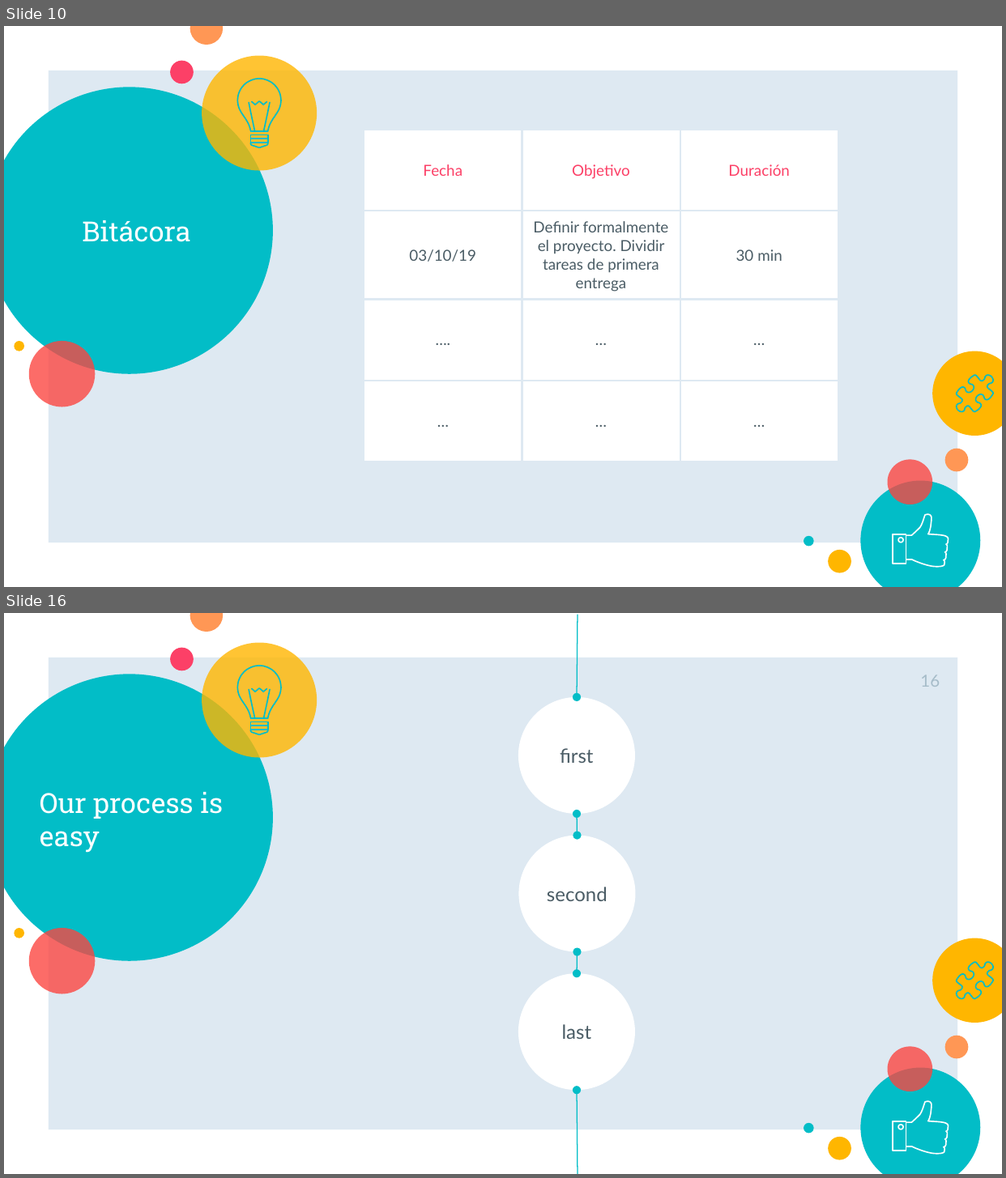
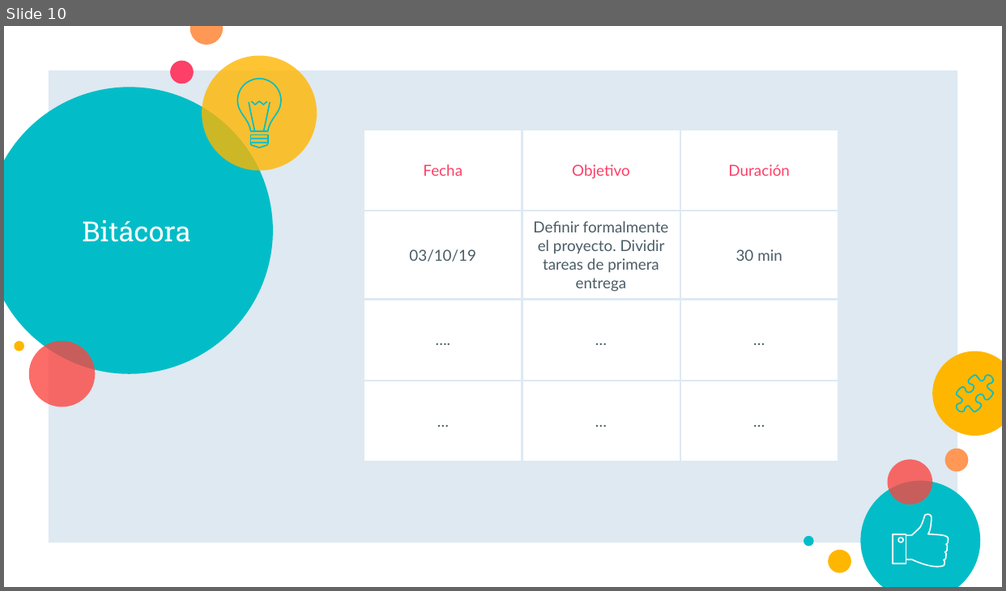
Before and after one commit to JETC-98/OOP, a slide deck: Docs/PrimeraEntrega.pptx. Shown one above the other, each under a label of ours: slides 10 and 16 before the commit, slide 10 after it; the slides between them are not shown. The pictures are 1006x1178 and 1006x591 pixels, drawn with LibreOffice and Linux fonts; fonts in the diff are those of the drawing. Boxes give left, top, right and bottom in pixels: in the first picture for what was removed or moved away, otherwise in the second. Text is boxed around its words. In the diff, an @@ line names an element or a change of style, - is before the commit and + after.

```diff
--- a/Docs/PrimeraEntrega.pptx
+++ b/Docs/PrimeraEntrega.pptx
@@ slide 16 removed at (4,613,1002,1174), background #FFFFFF; not listed: 24 template elements that a slide beside it also shows @@
@@ arrow removed from (577, 614) to (577, 696) @@
@@ page number removed at (920,675,940,687) @@
-16
@@ ellipse removed at (518,696,635,814) @@
-first
@@ title removed at (40,792,223,853) @@
-Our process is easy
@@ double arrow removed from (577, 814) to (577, 836) @@
@@ ellipse removed at (519,836,636,952) @@
-second
@@ double arrow removed from (577, 952) to (577, 973) @@
@@ ellipse removed at (518,973,635,1090) @@
-last
@@ arrow removed from (577, 1174) to (577, 1090) @@
```
Also in this commit, not shown: 8 slides changed, 1 slide added, 5 other slides removed.
